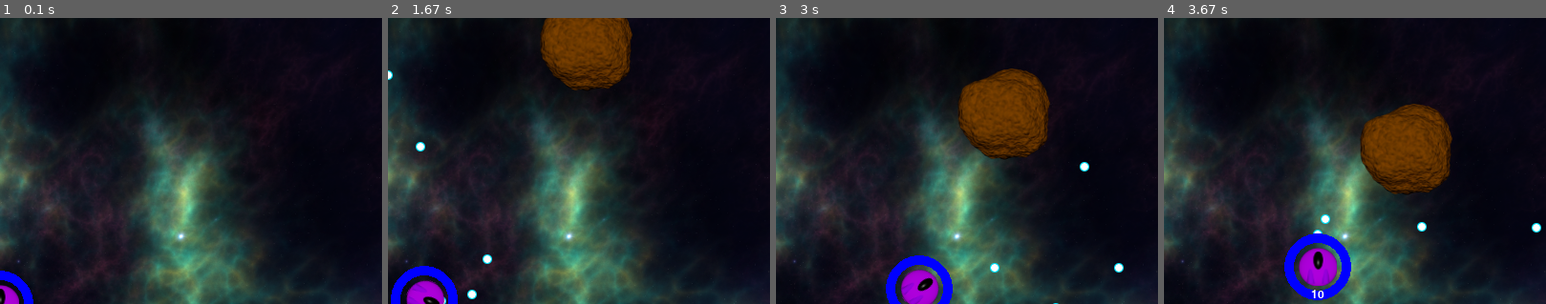
Above: before the commit, frames 1-4 (left to right).
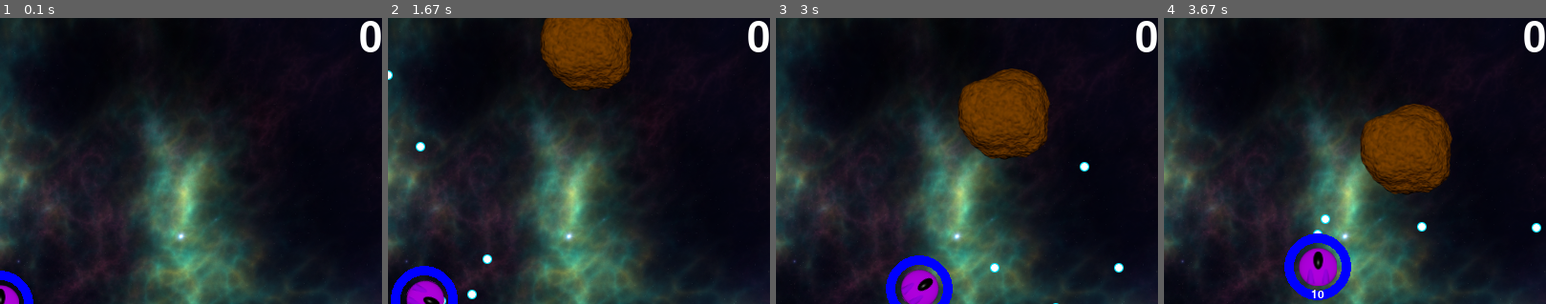
Above: after the commit, the same moments.

Repository: k12-jowhite/MyRealPython
Game: pygame game, started from awesome_pygame_project/Space_Rocks/__main__.py
Same seed, same stepped clock (60 frames per second), same inputs: the game is played once before the commit and once after it.
Inputs:
- Up to frame 1 (0.1 s): no input
- Up to frame 2 (1.67 s): tap Space at 0.33, 0.73, 1.03, 1.23, 1.57 s; hold Right 0.67-1.13 s; hold Up 1.17-1.47 s; hold Right from 1.5 s (still down)
- Up to frame 3 (3 s): tap Space at 1.87, 2.07, 2.37, 2.63, 2.97 s; release Right at 1.97 s; hold Left 2-2.53 s; hold Down 2.57-2.87 s; hold Left from 2.9 s (still down)
- Up to frame 4 (3.67 s): tap Space at 3.27, 3.4 s; release Left at 3.3 s; hold Up from 3.33 s (still down)
The pictures show only the part of the screen within x 50-100%, y 0-50%; the shares and areas given below are measured in that part.

The runs differ from the first frame. In frame 1, 0.4% of the frame differs, in the area x 94-100%, y 1-12%; in frame 2, 0.4%; in frame 3, 0.4%; in frame 4, 0.4%.

Commit message:
Add player score

Diff:
--- a/awesome_pygame_project/Space_Rocks/game.py
+++ b/awesome_pygame_project/Space_Rocks/game.py
@@ -5,6 +5,9 @@
 
 class SpaceRocks :
     MIN_ASTEROID_DISTANCE = 250
+    ASTEROID_VALUE = 100
+    BONUS = 10
+    BONUS_VALUE = 1000
 
     def __init__(self) :
         self._init_pygame()
@@ -17,6 +20,7 @@
         self.bullets = []
         self.spaceship = Spaceship((400, 300), self.bullets.append)
         self.shields = Shield(self.spaceship)
+        self.player_score = 0
         self.bonus_count = 0
         for _ in range(6) :
             while True :
@@ -76,6 +80,7 @@
             for asteroid in self.asteroids :
                 if asteroid.collides_with(self.spaceship) :
                     print("Shields @ " + str(self.shields.strength))
+                    self.bonus_count = 0
                     if self.shields.strength == 0 :
                         self.spaceship = None
                         self.message = "You lost!"
@@ -91,6 +96,7 @@
         for bullet in self.bullets[:] :
             for asteroid in self.asteroids[:] :
                 if asteroid.collides_with(bullet) :
+                    self.player_score += self.ASTEROID_VALUE // asteroid.size
                     self.bonus_count += 1
                     self.asteroids.remove(asteroid)
                     self.bullets.remove(bullet)
@@ -99,7 +105,8 @@
         for bullet in self.bullets[:] :
             if not self.screen.get_rect().collidepoint(bullet.position) :
                 self.bullets.remove(bullet)
-        if self.bonus_count == 10 :
+        if self.bonus_count == self.BONUS :
+            self.player_score += self.BONUS_VALUE
             self.shields.increase_shield(self.spaceship)
             self.bonus_count = 0
         if not self.asteroids and self.spaceship :
@@ -111,5 +118,13 @@
             game_object.draw(self.screen)
         if self.message :
             print_text(self.screen, self.message, self.font)
+        print_text(
+            self.screen,
+            str(self.player_score),
+            self.font,
+            elev="top",
+            align="right",
+            color="white"
+        )
         pygame.display.flip()
         self.clock.tick(60)
--- a/awesome_pygame_project/Space_Rocks/models.py
+++ b/awesome_pygame_project/Space_Rocks/models.py
@@ -131,8 +131,8 @@
                 self.sprite,
                 str(self.strength),
                 self.font,
-                pos = "bottom",
-                color = WHITE
+                elev="bottom",
+                color=WHITE
             )
         surface.blit(self.sprite, blit_position)
 
--- a/awesome_pygame_project/Space_Rocks/utils.py
+++ b/awesome_pygame_project/Space_Rocks/utils.py
@@ -36,19 +36,20 @@
     path = f"assets/sounds/{name}.wav"
     return Sound(path)
 
-def print_text(surface, text, font, pos=None, color=Color("tomato")) :
+def print_text(surface, text, font, elev=None, align=None, color=Color("tomato")) :
     text_surface = font.render(text, True, color)
     rect = text_surface.get_rect()
-    if pos == "top" :
-        rect.center = Vector2(
-            surface.get_width() / 2,
-            rect.h / 2
-        )
-    elif pos == "bottom":
-        rect.center = Vector2(
-            surface.get_width() / 2,
-            surface.get_height() - rect.h / 2
-        )
+    if elev == "top" :
+        text_pos_y = rect.h / 2
+    elif elev == "bottom" :
+        text_pos_y = surface.get_height() - rect.h / 2
     else :
-        rect.center = Vector2(surface.get_size()) / 2
+        text_pos_y = surface.get_height() / 2
+    if align == "left" :
+        text_pos_x = rect.w / 2
+    elif align == "right":
+        text_pos_x = surface.get_width() - rect.w / 2
+    else :
+        text_pos_x = surface.get_width() / 2
+    rect.center = Vector2(text_pos_x, text_pos_y)
     surface.blit(text_surface, rect)
